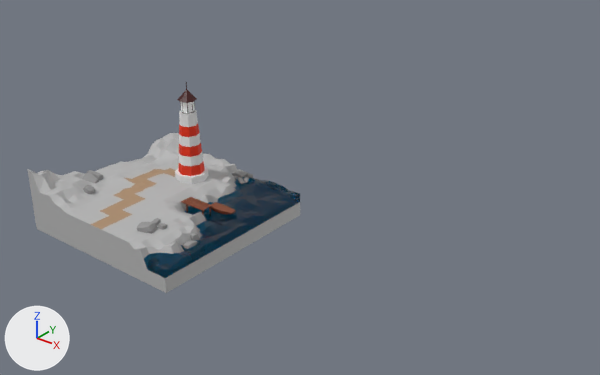
The glTF model docs/model.glb: old version first, new version second.
Camera for both pictures: a 50 mm lens placed at (24.3, -21.4, 17.1), pointed at (6.7, 0.6, 3.4). Lighting does not change. The marker at lower left points along +X, +Y and +Z. The older version comes first. Where no turn or scale is listed for an object, it has been applied to the vertices.

Before the edit, the objects in view are built like this:
```python
me_lower_001 = bpy.data.meshes.new('Lower.001')
me_lower_001.from_pydata(...)  # 63 vertices, 122 faces; spans x 1.875..3.082, y 0.471..0.969, z 0.983..1.208
me_lower_001.materials.append(mat_wood_light_001)  # brown #7e4327
me_plane_002 = bpy.data.meshes.new('Plane.002')
me_plane_002.from_pydata(...)  # 80 vertices, 102 faces; spans x -2.23..0.48, y -4.0..1.76, z 1.41..1.65
me_plane_002.materials.append(mat_road)  # brown #ad8e6d
me_tower = bpy.data.meshes.new('Tower')
me_tower.from_pydata(...)  # 136 vertices, 268 faces; spans x -0.57..0.57, y -0.57..0.57, z 0.44..4.51
# faces by material slot: [80, 54, 16, 32, 86]
me_tower.materials.append(mat_lighthouse_white)  # white #e7e7e7
me_tower.materials.append(mat_lighthouse_red)  # red #e72e00
me_tower.materials.append(mat_window)  # white #ffffff
me_tower.materials.append(mat_roof)  # dark red #420908
me_tower.materials.append(mat_wood)  # black #292929
ob_boat_cutter = bpy.data.objects.new('Boat cutter', me_lower_001)
ob_boat_cutter.location = (0.0, 0.0, 0.0)
ob_lighthouse = bpy.data.objects.new('Lighthouse', me_tower)
ob_lighthouse.location = (-0.19, 1.61, 1.37)
ob_road = bpy.data.objects.new('Road', me_plane_002)
ob_road.location = (0.0, 0.0, 0.0)
# also in view: 'Sea' at (0.0, 0.0, 0.9); 'Land' at (0.0, 0.0, 1.4)
```
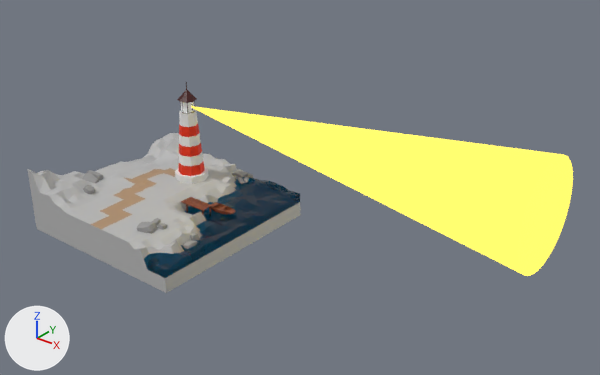
Boxes [x1, y1, x2, y2] around the edits, measured in the pictures (600 x 375 px):
'Cone', added
    after: [192, 106, 573, 276]
'Boat cutter', deleted
    before: [211, 202, 236, 214]

Edits to the bpy script that builds the scene:
```text
Add mat_lightcone:
    mat_lightcone = principled_material('Lightcone')
    mat_lightcone.base_color = (0.0, 0.0, 0.0)  # black #000000
    mat_lightcone.metallic = 1.0
    mat_lightcone.roughness = 1.0
    mat_lightcone.emission_color = (1.0, 0.799, 0.109)  # yellow #ffe75d
    mat_lightcone.emission_strength = 1.5
Add me_cone:
    me_cone.from_pydata(...)  # 33 vertices, 62 faces; spans x 0.0..16.0, y -2.0..2.0, z -2.0..2.0
    me_cone.materials.append(mat_lightcone)  # black #000000, glowing yellow #ffe75d
Remove ob_boat_cutter:
    ob_boat_cutter = bpy.data.objects.new('Boat cutter', me_lower_001)
    ob_boat_cutter.location = (0.0, 0.0, 0.0)
Add ob_cone:
    ob_cone = bpy.data.objects.new('Cone', me_cone)
    ob_cone.location = (-0.17, 1.61, 4.83)
```
